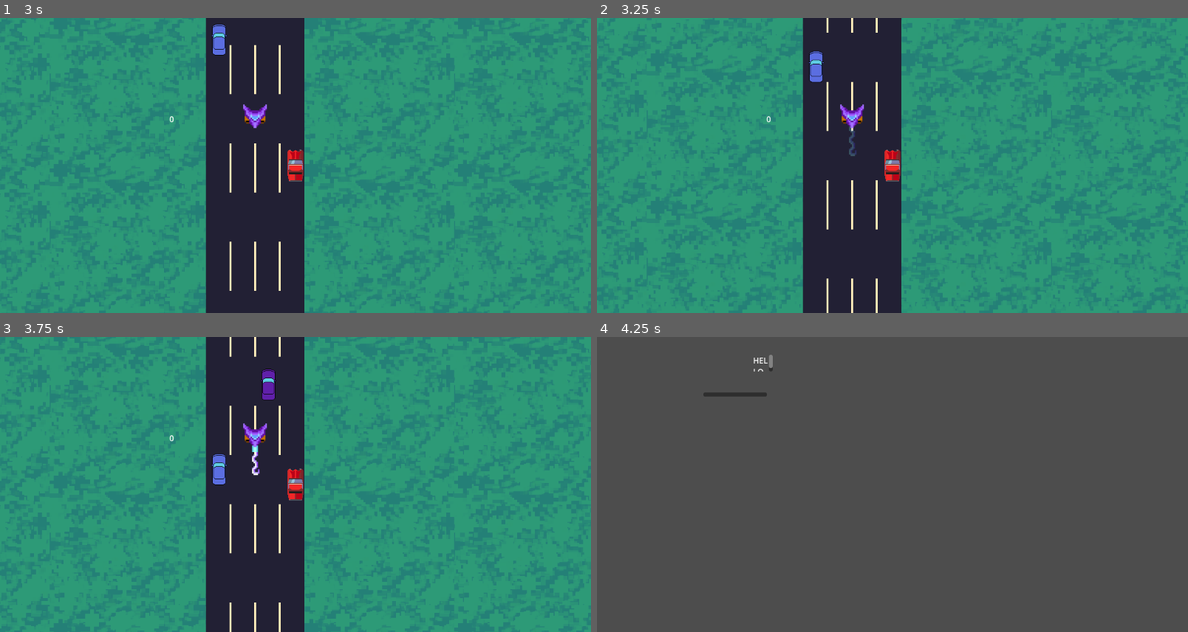
Above: before the commit, frames 1-4 (two rows, left to right).
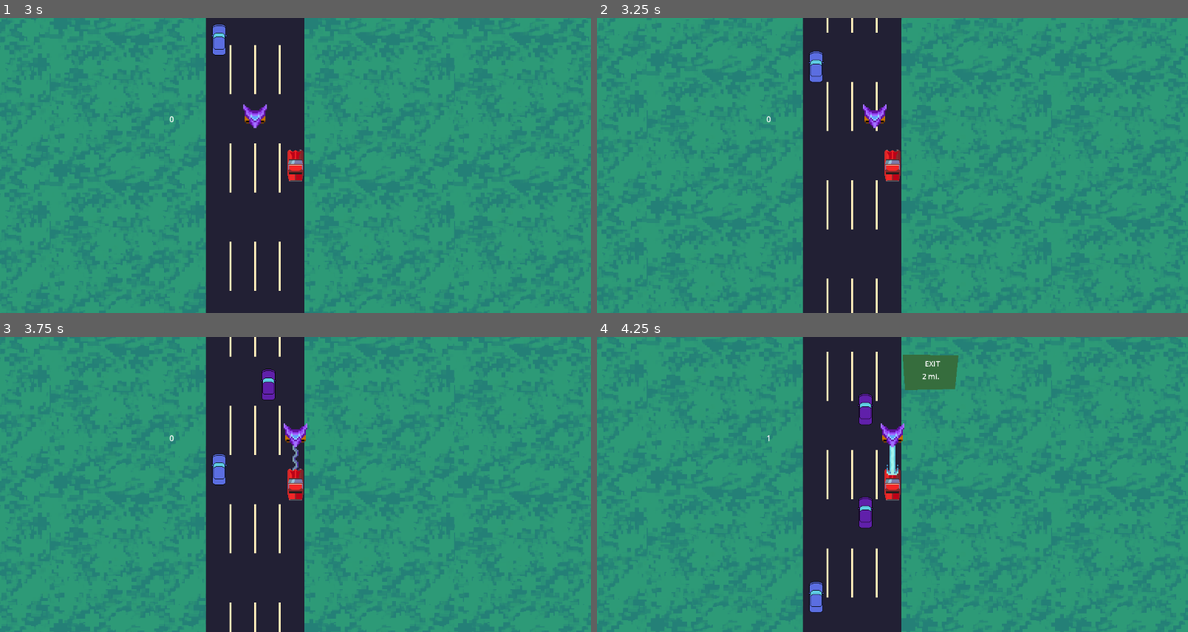
Above: after the commit, the same moments.

Repository: Zeke-D/roadtripping
Game: Godot game, scene res://Main Scenes/menu.tscn
The game is run twice, just before and just after one commit, with the same random seed, the same clock (stepped at 60 frames per second) and the same inputs.
Inputs:
- Up to frame 1 (3 s): click "START" at 0.5 s; hold D (right) 1.28-2.03 s; hold S (down) 2.03-2.78 s; hold D (right) from 2.78 s (still down)
- Up to frame 2 (3.25 s): keep holding D (right)
- Up to frame 3 (3.75 s): release D (right) at 3.53 s; hold W (up) from 3.53 s (still down)
- Up to frame 4 (4.25 s): keep holding W (up)

Frame 1 is identical in both runs. In frame 2, 0.5% of the frame differs, in the area x 41-49%, y 29-47%; in frame 3, 0.6%; in frame 4, 100%, in the area x 0-100%, y 0-100%.

Commit message:
tracking aliens

Diff:
--- a/global.gd
+++ b/global.gd
@@ -3,6 +3,6 @@
 var distance = 0
 var police_chase = false
 var level = 0
-const goal_distances = [1000, 2000, 3000, 4000]
+const goal_distances = [4000, 4000, 4000, 4000]
 const backgrounds = ["Grass", "Desert"]
 const level_background = ["Grass", "Grass", "Desert", "Desert"]
--- a/npcs/alien_ship.gd
+++ b/npcs/alien_ship.gd
@@ -4,6 +4,7 @@
 
 var anim_mgr
 var ship_state : ShipState
+var player
 
 enum ShipState {
 	Enter,
@@ -21,19 +22,25 @@
 func fly_out():
 	move_and_rotate(Vector2(-100, -500), 0, 1)
 
+func fly_to_car():
+	move_and_rotate(Vector2(player.position.x, -100), 0, 0.3)
+
 # Called when the node enters the scene tree for the first time.
 func _ready():
+	player = get_tree().current_scene.find_child('Car')
 	anim_mgr = self.find_child("AnimationPlayer")
 	var fly_duration = 1
+	var fly_car_duration = 0.3
 	var attack_dur = 1.5
-	var fly_in_tween = move_and_rotate(Vector2(0, -100), 0, fly_duration)
-	fly_in_tween.tween_callback(attack).set_delay(fly_duration)
+	var fly_in_tween = move_and_rotate(Vector2(player.position.x, -100), 0, fly_duration)
+	for i in range(num_attacks):
+		fly_in_tween.tween_callback(attack).set_delay(fly_duration + attack_dur * i + fly_car_duration * i)
+		fly_in_tween.tween_callback(fly_to_car).set_delay(fly_duration + attack_dur * (i + 1) + fly_car_duration * i)
 	fly_in_tween.tween_callback(fly_out).set_delay(
-		2 * fly_duration + attack_dur * num_attacks)
+		fly_duration + attack_dur * num_attacks + fly_car_duration * (num_attacks - 1))
 
 func attack():
-	for i in range(num_attacks):
-		anim_mgr.queue("Zap")
+	anim_mgr.queue("Zap")
 
 # Called every frame. 'delta' is the elapsed time since the previous frame.
 func _process(delta):
